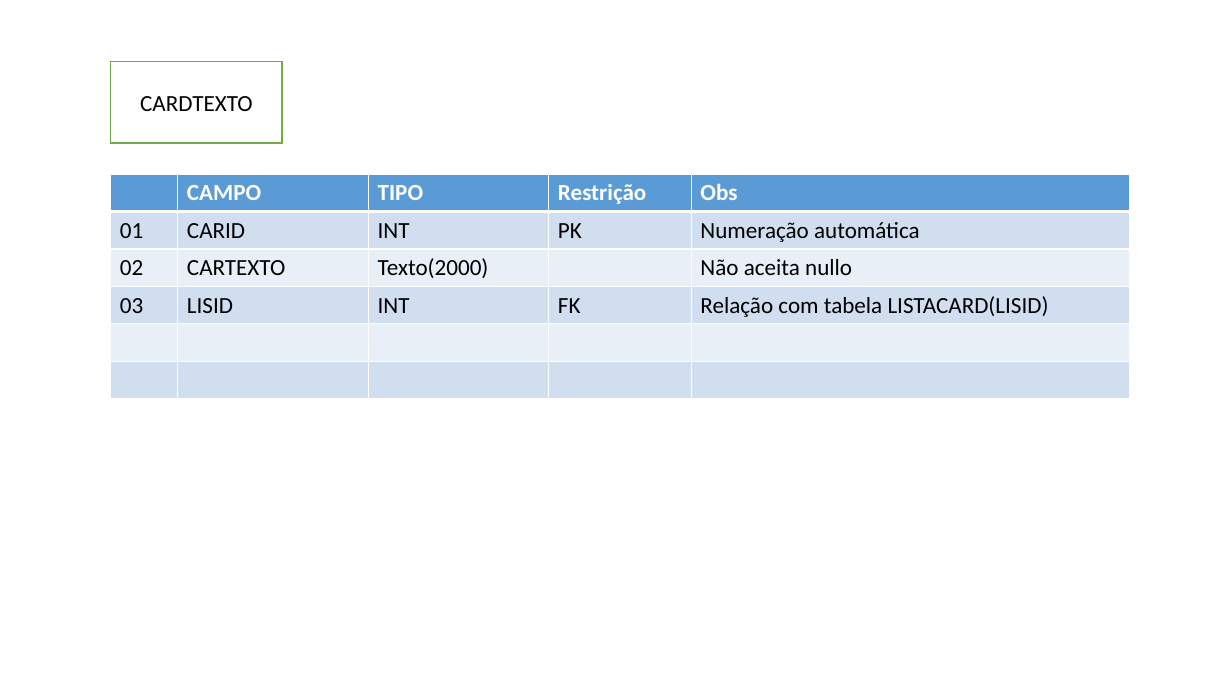
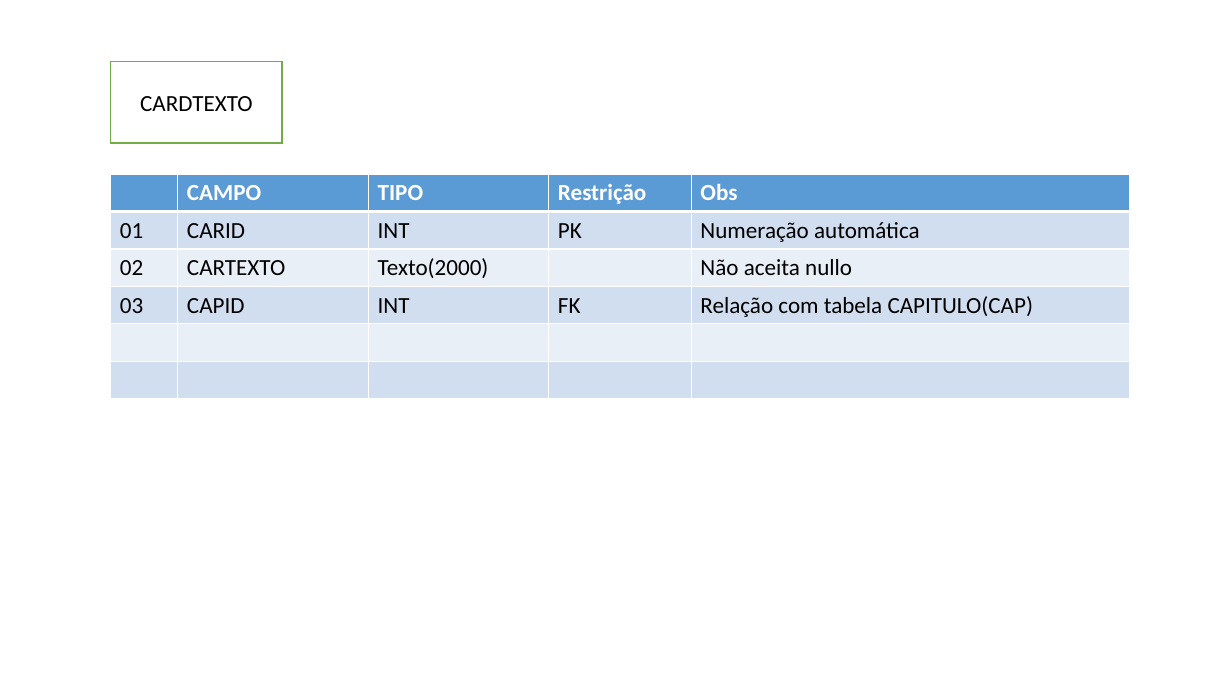
Before and after one commit to viniciuss1812/Projeto-Bookcard, a slide deck: slide 7 of Documentacao/bookCarddocumentacao.pptx. Drawn at 1232x693 pixels with LibreOffice and Linux fonts; fonts in the diff are those of the drawing. Boxes give left, top, right and bottom in pixels: in the first picture for what was removed or moved away, otherwise in the second. Text is boxed around its words. In the diff, an @@ line names an element or a change of style, - is before the commit and + after.

```diff
--- a/Documentacao/bookCarddocumentacao.pptx
+++ b/Documentacao/bookCarddocumentacao.pptx
@@ table at <box>111,174,1130,398</box> @@
-row 4, column 2: LISID
+row 4, column 2: CAPID
-row 4, column 5: Relação com tabela LISTACARD(LISID)
+row 4, column 5: Relação com tabela CAPITULO(CAP)
```
Also in this commit, not shown: 1 other slide changed, 9 slides added, 1 slide removed, 1 other file.
